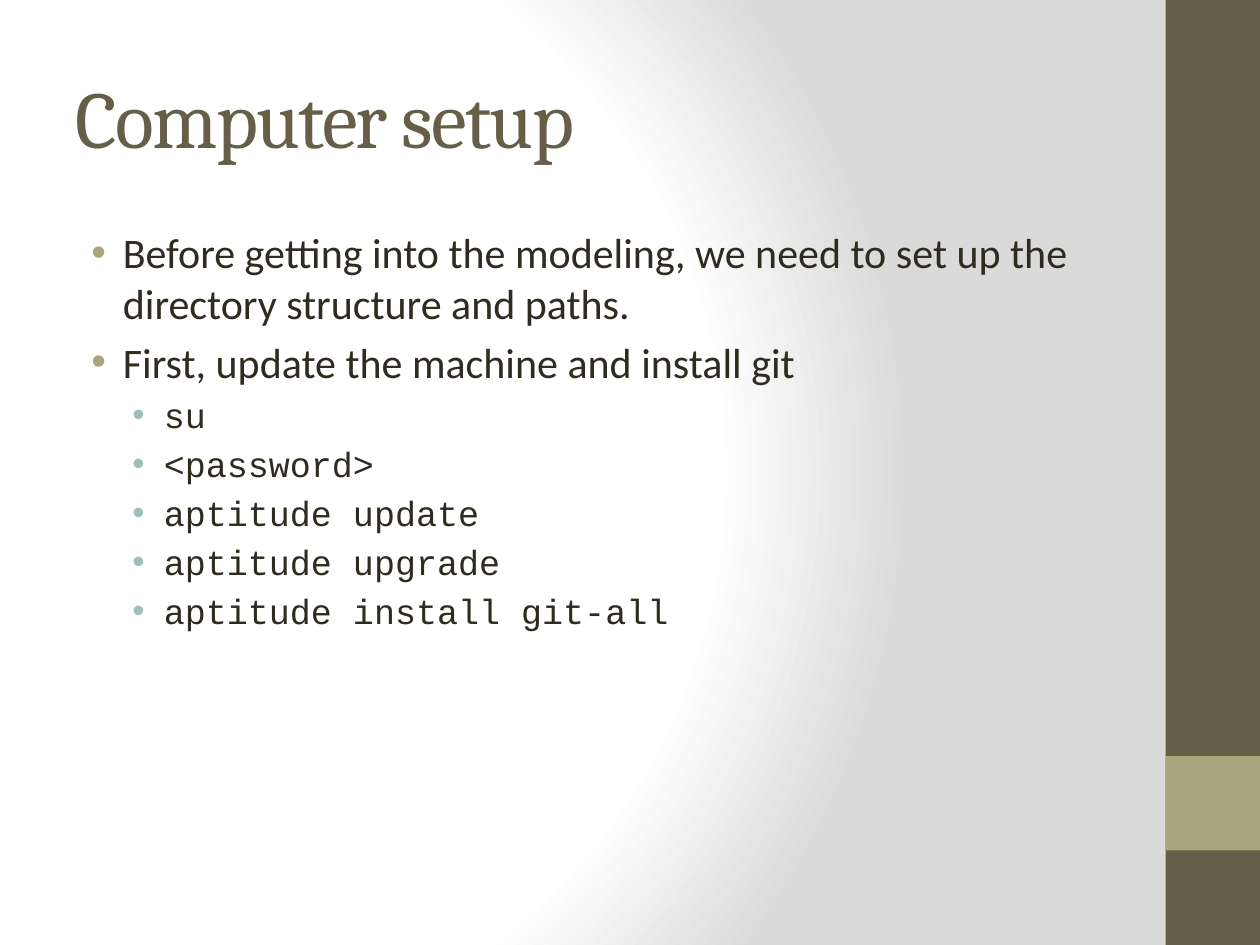
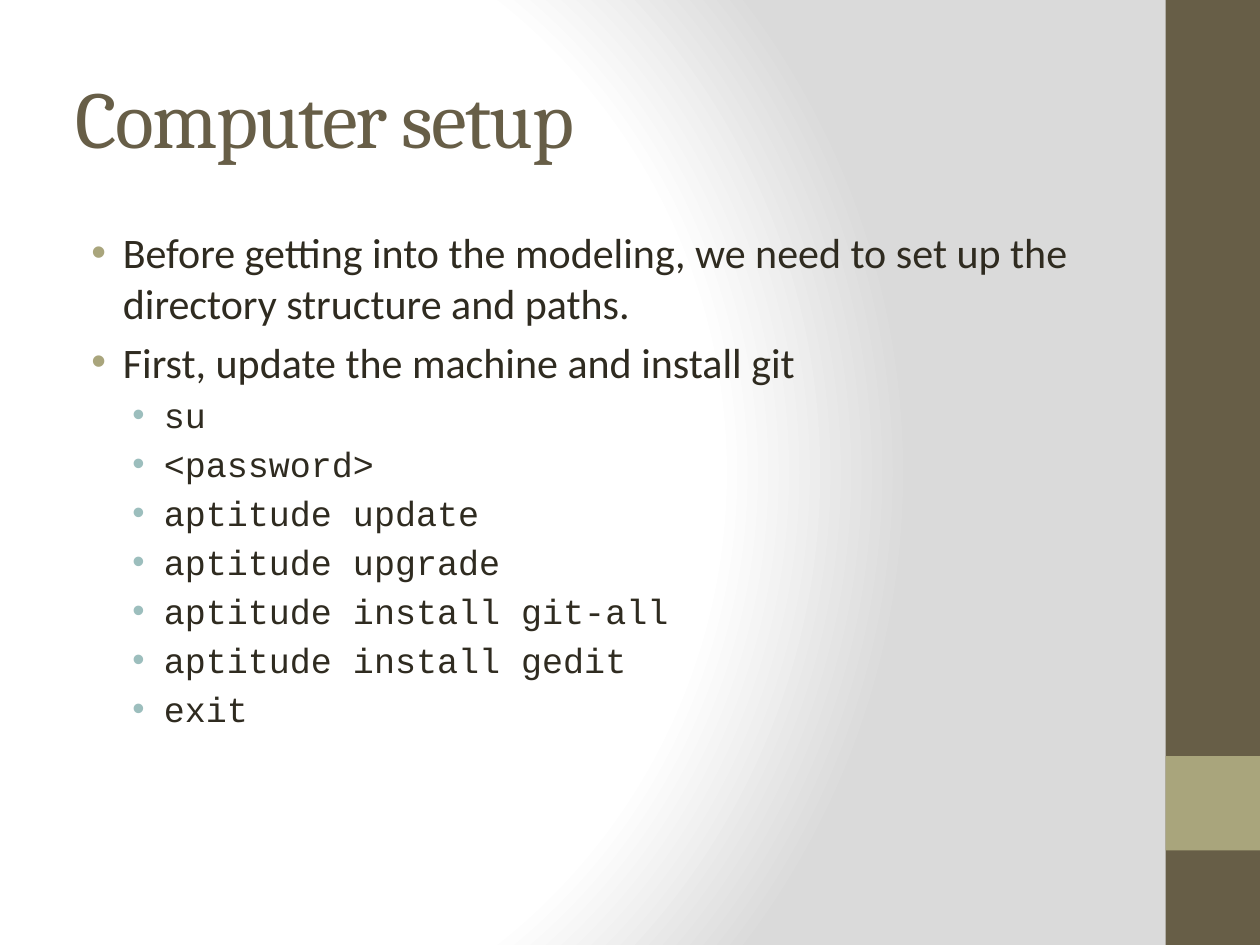
Before and after one commit to CSU-QSPT/PBPK-workshop, a slide deck: slide 1 of Day1_AM/Computer_Setup_and_RevisionControl.pptx. Drawn at 1260x945 pixels with LibreOffice and Linux fonts; fonts in the diff are those of the drawing. Boxes give left, top, right and bottom in pixels: in the first picture for what was removed or moved away, otherwise in the second. Text is boxed around its words. In the diff, an @@ line names an element or a change of style, - is before the commit and + after.

```diff
--- a/Day1_AM/Computer_Setup_and_RevisionControl.pptx
+++ b/Day1_AM/Computer_Setup_and_RevisionControl.pptx
@@ text at (x1=164, y1=648, x2=626, y2=723): paragraphs added @@
+  • aptitude install gedit
+  • exit
```
Also in this commit, not shown: 1 other slide changed.
